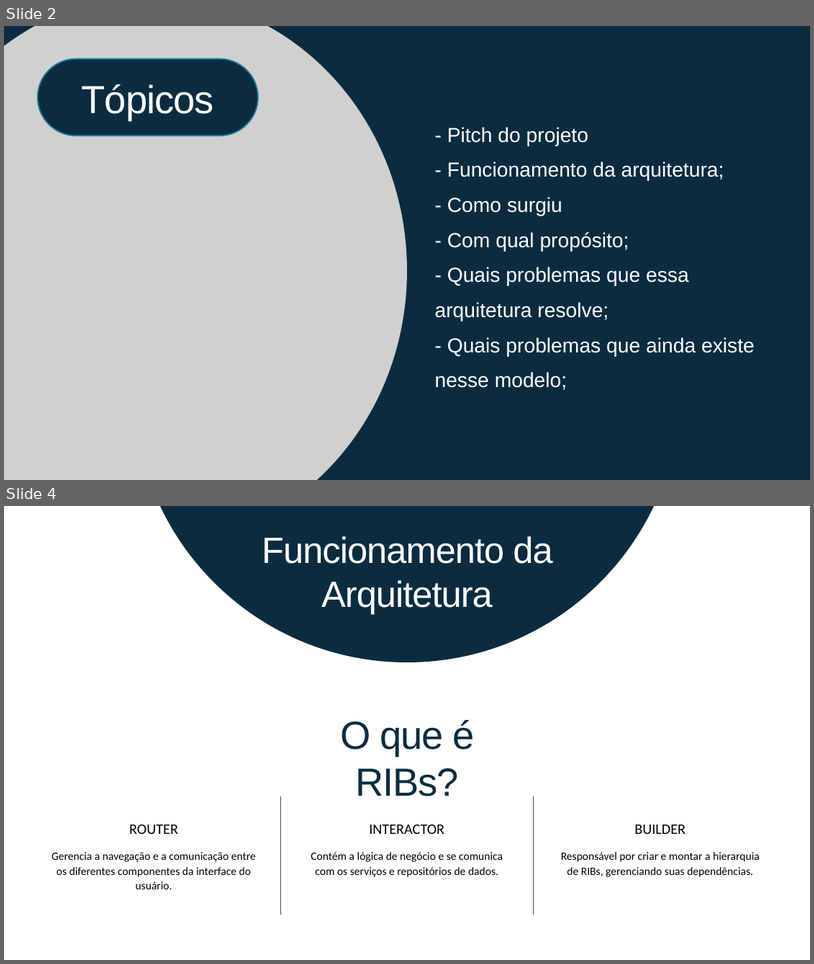
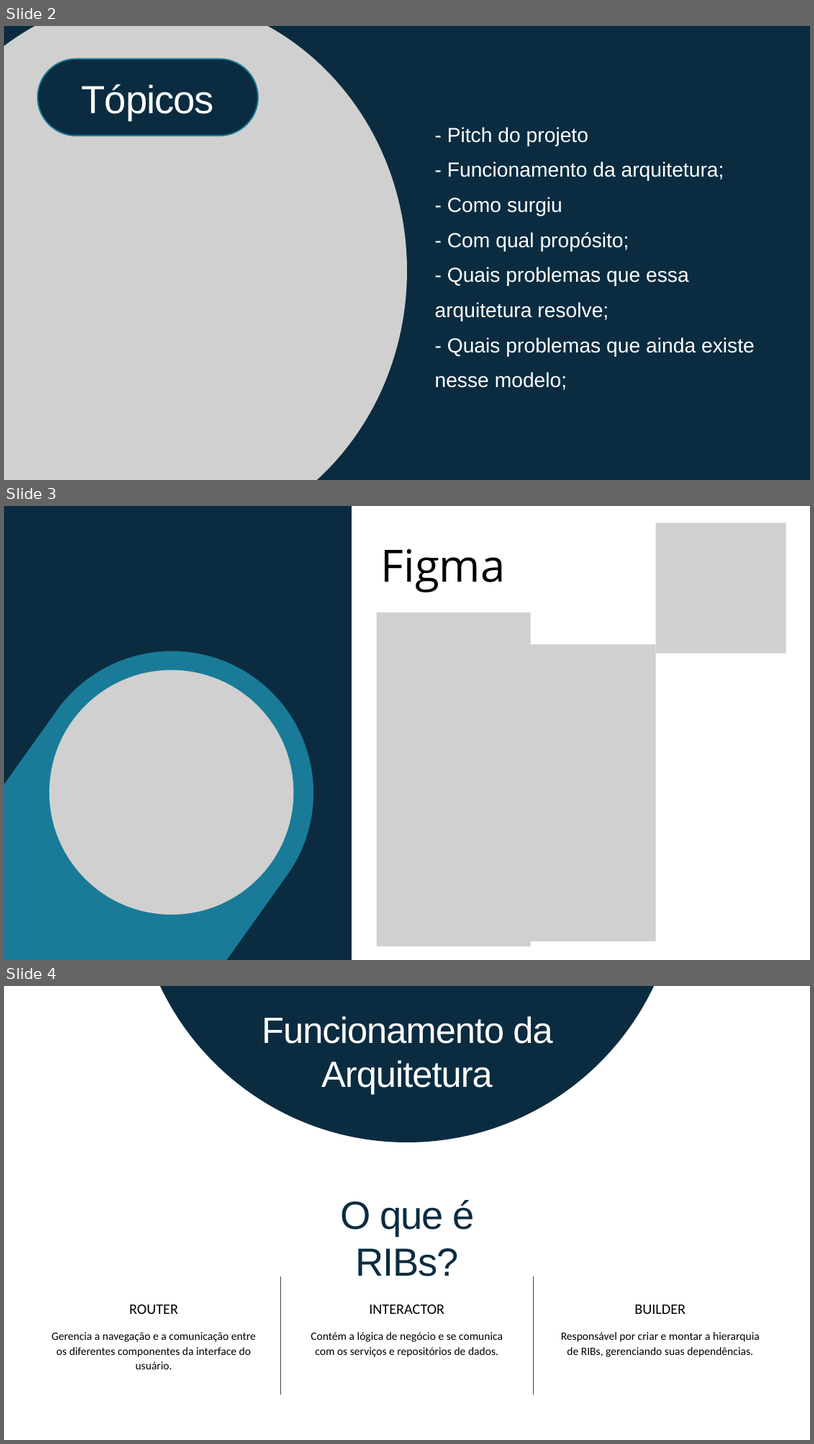
Before and after one commit to Vini5577/projeto-mobTech, a slide deck: arquitetura-RIBs.pptx. Shown one above the other, each under a label of ours: slides 2 and 4 before the commit, slides 2, 3 and 4 after it; the slides between them are not shown. The pictures are 814x964 and 814x1444 pixels, drawn with LibreOffice and Linux fonts; fonts in the diff are those of the drawing; grey boxes stand for pictures. Boxes give left, top, right and bottom in pixels: in the first picture for what was removed or moved away, otherwise in the second. Text is boxed around its words. In the diff, an @@ line names an element or a change of style, - is before the commit and + after.

```diff
--- a/arquitetura-RIBs.pptx
+++ b/arquitetura-RIBs.pptx
@@ slide 3 added at [4, 506, 810, 960], background #FFFFFF @@
@@ rectangle added at [4, 506, 352, 960], fill #0B2C40 @@
@@ picture added at [656, 523, 786, 653] @@
@@ text added at [381, 548, 506, 592], 79.2 pt, text #000000 @@
+Figma
@@ freeform shape added at [4, 591, 373, 960], fill #197B98 @@
@@ freeform shape added at [4, 588, 376, 960], fill #0B2C40 @@
@@ picture added at [376, 613, 530, 947] @@
@@ picture added at [519, 644, 656, 941] @@
@@ picture added at [49, 669, 293, 914] @@
```
Also in this commit, not shown: 1 slide changed, 1 slide removed.
